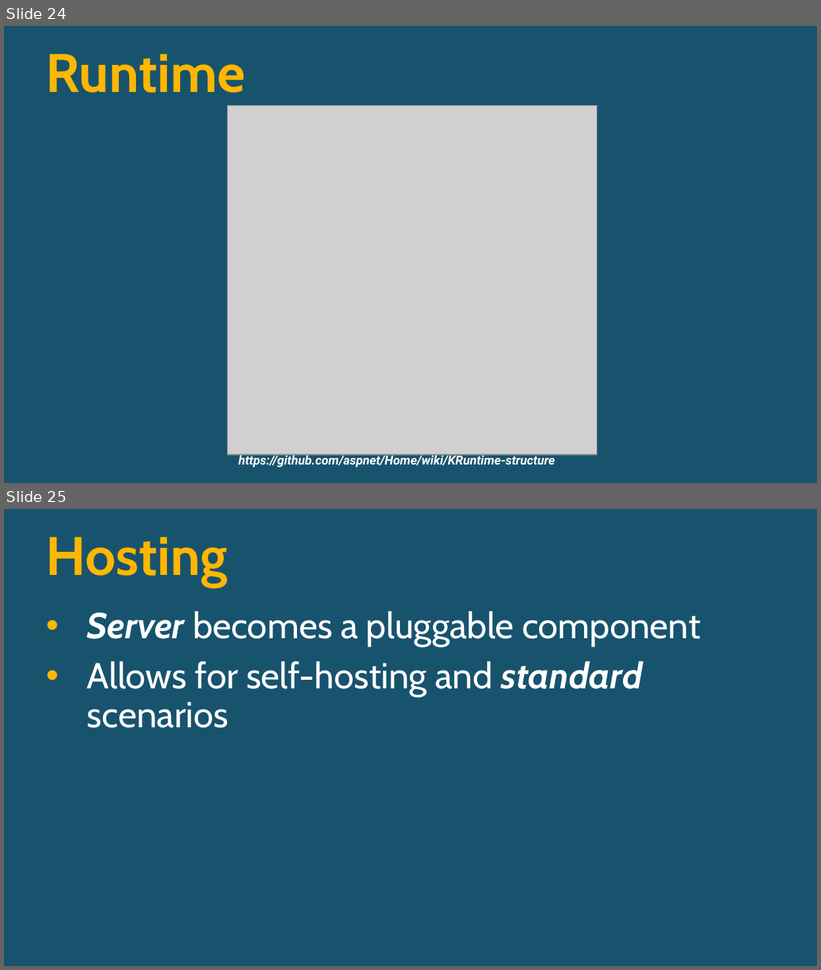
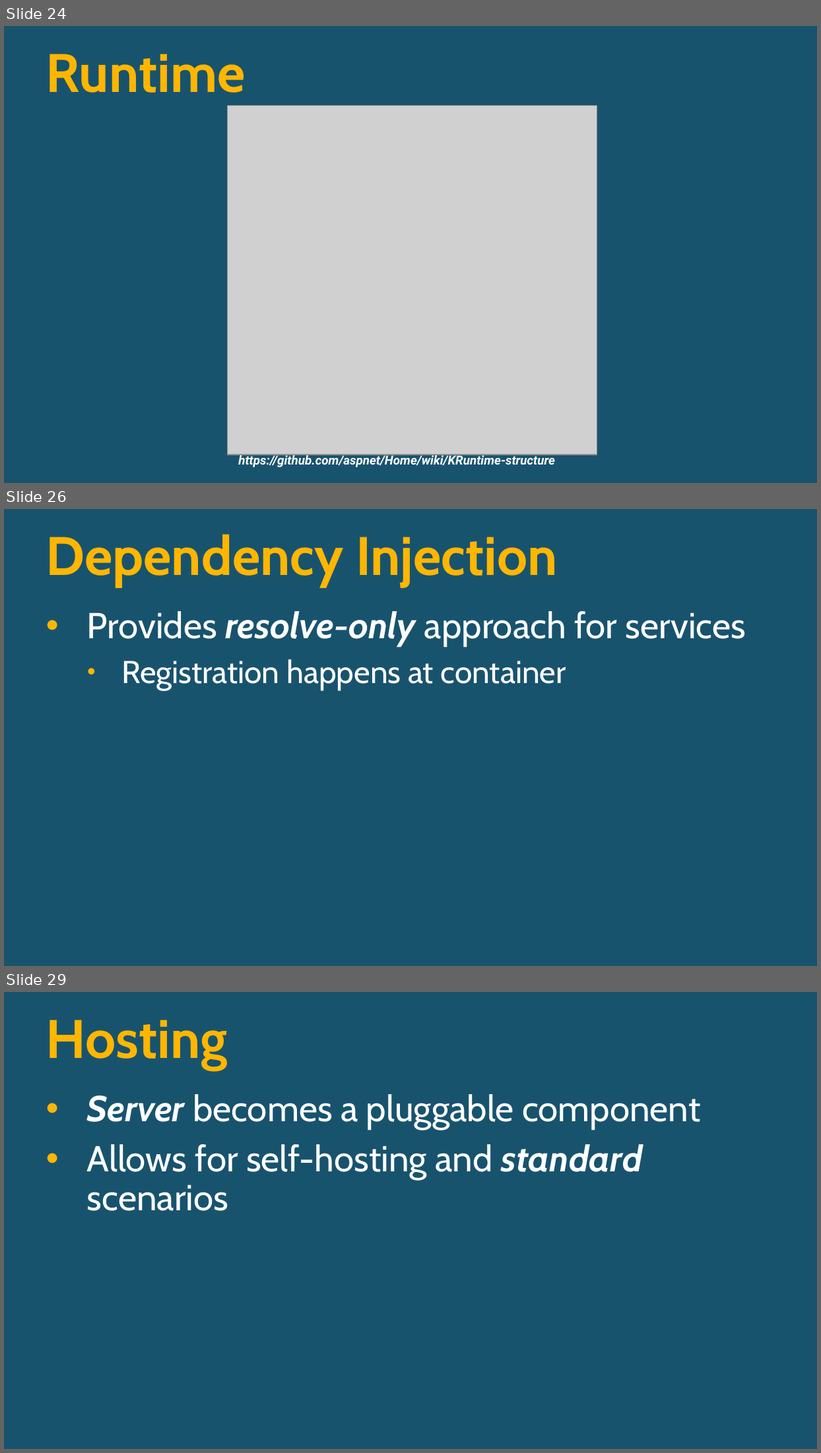
Before and after one commit to lozanotek/aspnet-vnext-unleashed, a slide deck: slides/ASPNETvNext.pptx. Shown one above the other, each under a label of ours: slides 24 and 25 before the commit, slides 24, 26 and 29 after it; the slides between them are not shown. The pictures are 821x970 and 821x1453 pixels, drawn with LibreOffice and Linux fonts; fonts in the diff are those of the drawing; grey boxes stand for pictures; background and template pictures are left out. Boxes give left, top, right and bottom in pixels: in the first picture for what was removed or moved away, otherwise in the second. Text is boxed around its words. In the diff, an @@ line names an element or a change of style, - is before the commit and + after.

```diff
--- a/slides/ASPNETvNext.pptx
+++ b/slides/ASPNETvNext.pptx
@@ slide 26 added at bbox=[4, 509, 817, 966], background picture (left out) @@
@@ title added at bbox=[46, 534, 558, 587], 48 pt, text #FFB601, bold @@
+Dependency Injection
@@ text added at bbox=[87, 611, 746, 691], 32 pt, text #FFFFFF @@
+• Provides resolve-only approach for services
+  • Registration happens at container
@@ what was slide 25 is now slide 29 @@
```
Also in this commit, not shown: 3 other slides added.
